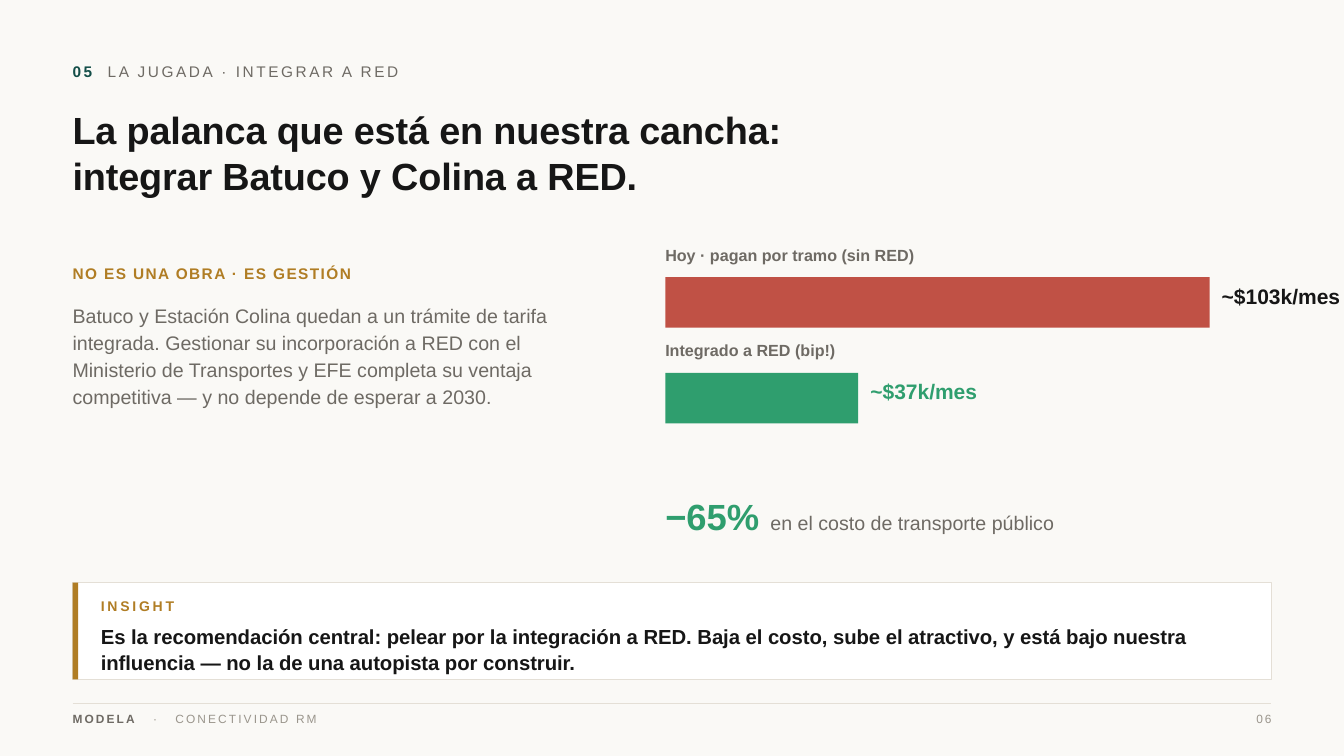
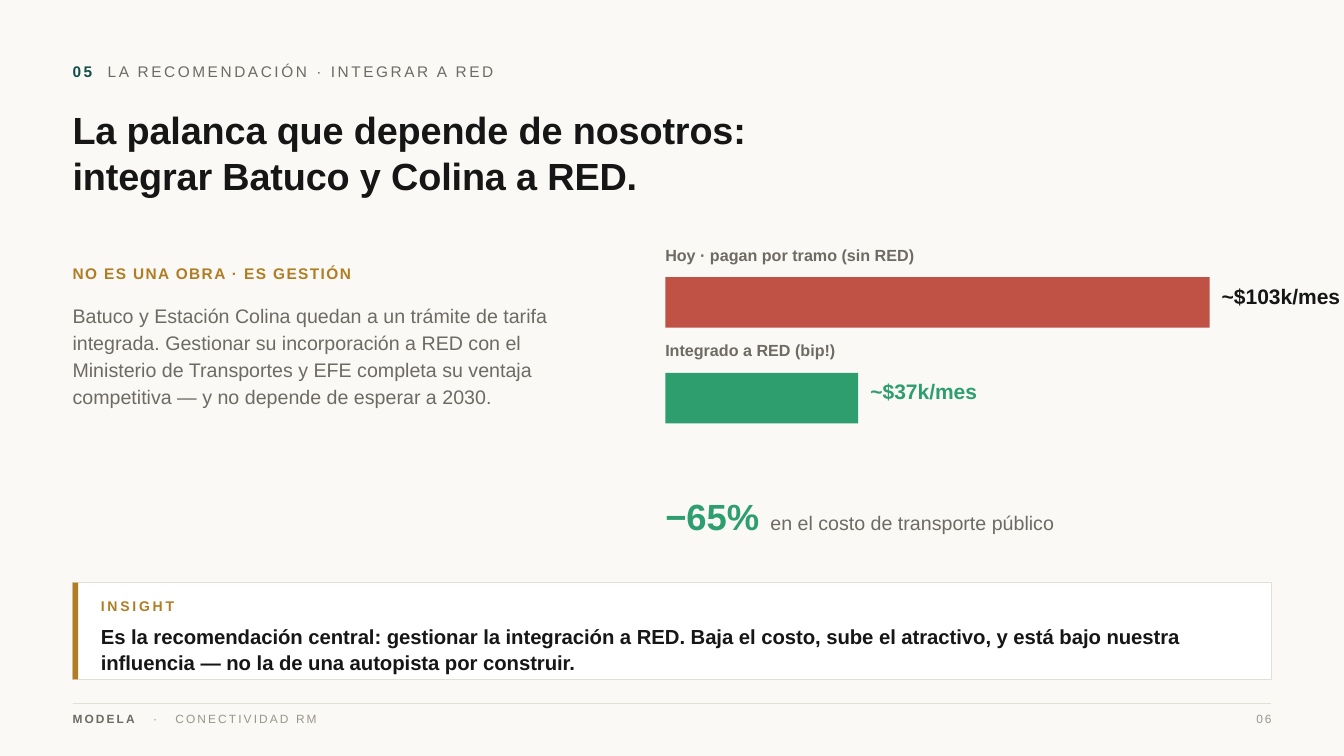
Before and after one commit to modela-simulador/modela-simulador, a slide deck: slide 6 of public/conectividad/Conectividad-Modela-Directorio.pptx. Drawn at 1344x756 pixels with LibreOffice and Linux fonts; fonts in the diff are those of the drawing. Boxes give left, top, right and bottom in pixels: in the first picture for what was removed or moved away, otherwise in the second. Text is boxed around its words. In the diff, an @@ line names an element or a change of style, - is before the commit and + after.

```diff
--- a/public/conectividad/Conectividad-Modela-Directorio.pptx
+++ b/public/conectividad/Conectividad-Modela-Directorio.pptx
@@ text at <box>73,65,494,77</box>: text changed @@
-05 LA JUGADA · INTEGRAR A RED
+05 LA RECOMENDACIÓN · INTEGRAR A RED
@@ text at <box>73,116,746,151</box>: text changed @@
-La palanca que está en nuestra cancha:
+La palanca que depende de nosotros:
@@ text at <box>101,629,1180,675</box>: text changed @@
-Es la recomendación central: pelear por la integración a RED. Baja el costo, sube el atractivo, y está bajo nuestra influencia — no la de una autopista por construir.
+Es la recomendación central: gestionar la integración a RED. Baja el costo, sube el atractivo, y está bajo nuestra influencia — no la de una autopista por construir.
```
Also in this commit, not shown: 3 other slides changed, 39 other files.
